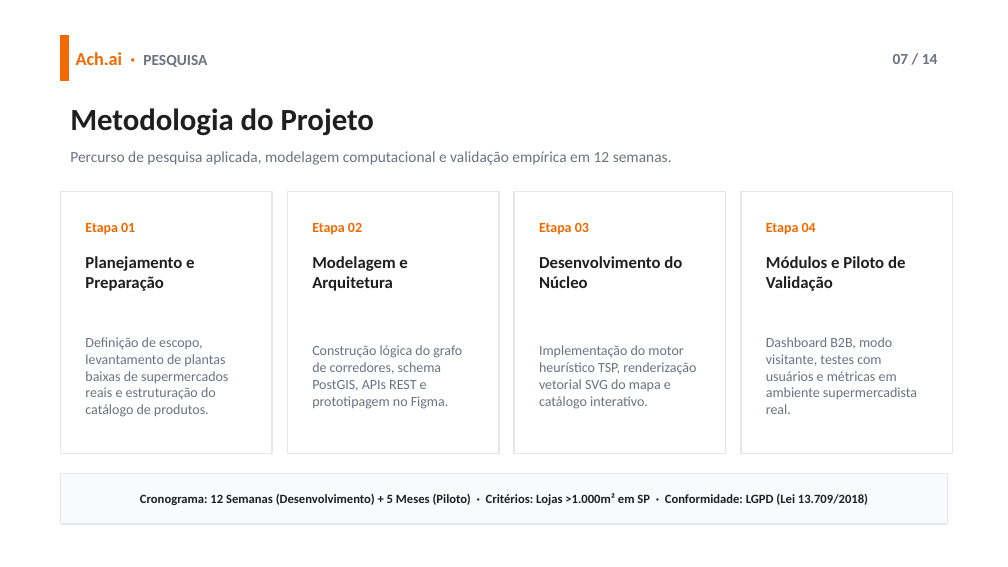
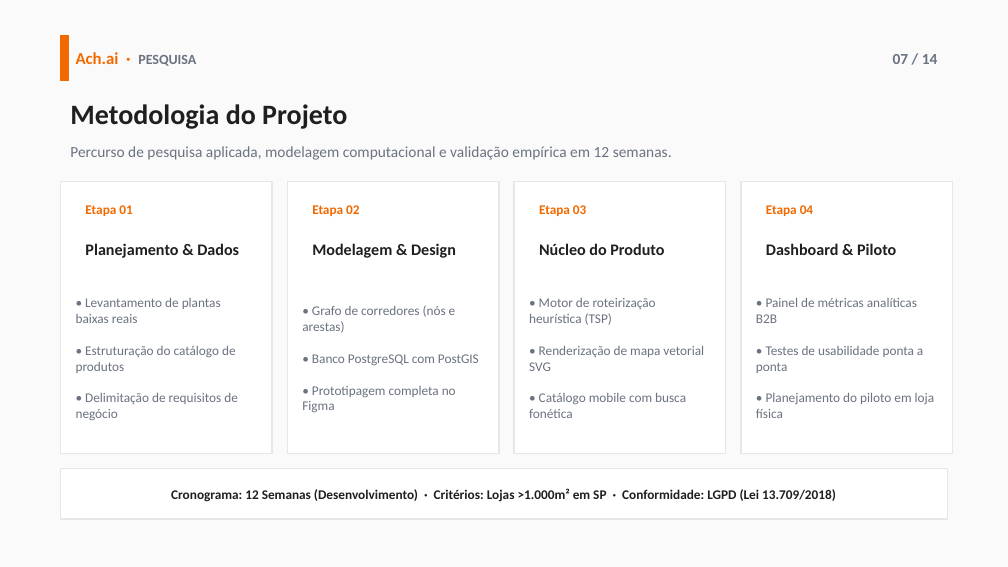
Before and after one commit to 2026-2-NCC7/Projeto2, a slide deck: slide 7 of documentos/apresentações/Ach.ai - Apresentacao TCC (Template 14 Slides).pptx. Drawn at 1008x567 pixels with LibreOffice and Linux fonts; fonts in the diff are those of the drawing. Boxes give left, top, right and bottom in pixels: in the first picture for what was removed or moved away, otherwise in the second. Text is boxed around its words. In the diff, an @@ line names an element or a change of style, - is before the commit and + after.

Commit message:
docs(presentation): atualiza slides com versao concisa e imagens reais do design

```diff
--- a/documentos/apresentações/Ach.ai - Apresentacao TCC (Template 14 Slides).pptx
+++ b/documentos/apresentações/Ach.ai - Apresentacao TCC (Template 14 Slides).pptx
@@ background #FFFFFF to #FAFAFA @@
@@ text "Ach.ai · PESQUISA" at (x1=76, y1=52, x2=196, y2=66): size 13 to 12 pt in "Ach.ai ·"; size 11 to 10 pt in "PESQUISA" @@
@@ text "Metodologia do Projeto" at (x1=70, y1=104, x2=347, y2=129): size 22 to 20 pt @@
@@ text "Percurso de pesquisa aplicada, modelagem ..." moved from (x1=70, y1=151, x2=672, y2=165) to (x1=70, y1=146, x2=672, y2=160) @@
@@ rectangle resized from (x1=60, y1=192, x2=272, y2=454) to (x1=60, y1=181, x2=272, y2=454) @@
@@ text "Etapa 01" moved from (x1=85, y1=223, x2=135, y2=235) to (x1=85, y1=205, x2=132, y2=216) @@
@@ rectangle resized from (x1=287, y1=192, x2=499, y2=454) to (x1=287, y1=181, x2=499, y2=454) @@
@@ text "Etapa 02" moved from (x1=312, y1=223, x2=362, y2=235) to (x1=312, y1=205, x2=359, y2=216) @@
@@ rectangle resized from (x1=514, y1=192, x2=726, y2=454) to (x1=514, y1=181, x2=726, y2=454) @@
@@ text "Etapa 03" moved from (x1=539, y1=223, x2=589, y2=235) to (x1=539, y1=205, x2=586, y2=216) @@
@@ rectangle resized from (x1=741, y1=192, x2=953, y2=454) to (x1=741, y1=181, x2=953, y2=454) @@
@@ size 10 to 9.5 pt in 4 elements at (x1=85, y1=205, x2=132, y2=216), (x1=312, y1=205, x2=359, y2=216), (x1=539, y1=205, x2=586, y2=216), (x1=766, y1=205, x2=813, y2=216) @@
@@ text "Etapa 04" moved from (x1=766, y1=223, x2=816, y2=235) to (x1=766, y1=205, x2=813, y2=216) @@
@@ text at (x1=85, y1=243, x2=239, y2=258): text changed; size 12 to 11.5 pt @@
-Planejamento e Preparação
+Planejamento & Dados
@@ text at (x1=312, y1=243, x2=456, y2=258): text changed; size 12 to 11.5 pt @@
-Modelagem e Arquitetura
+Modelagem & Design
@@ text at (x1=539, y1=243, x2=664, y2=255): text changed; size 12 to 11.5 pt @@
-Desenvolvimento do Núcleo
+Núcleo do Produto
@@ text at (x1=766, y1=243, x2=896, y2=255): text changed; size 12 to 11.5 pt @@
-Módulos e Piloto de Validação
+Dashboard & Piloto
@@ text at (x1=76, y1=298, x2=238, y2=420): text changed; size 10 to 9.5 pt @@
-Definição de escopo, levantamento de plantas baixas de supermercados reais e estruturação do catálogo de produtos.
+• Levantamento de plantas baixas reais
+• Estruturação do catálogo de produtos
+• Delimitação de requisitos de negócio
@@ text at (x1=529, y1=298, x2=704, y2=418): text changed; size 10 to 9.5 pt @@
-Implementação do motor heurístico TSP, renderização vetorial SVG do mapa e catálogo interativo.
+• Motor de roteirização heurística (TSP)
+• Renderização de mapa vetorial SVG
+• Catálogo mobile com busca fonética
@@ text at (x1=756, y1=298, x2=935, y2=418): text changed; size 10 to 9.5 pt @@
-Dashboard B2B, modo visitante, testes com usuários e métricas em ambiente supermercadista real.
+• Painel de métricas analíticas B2B
+• Testes de usabilidade ponta a ponta
+• Planejamento do piloto em loja física
@@ text at (x1=302, y1=305, x2=479, y2=412): text changed; size 10 to 9.5 pt @@
-Construção lógica do grafo de corredores, schema PostGIS, APIs REST e prototipagem no Figma.
+• Grafo de corredores (nós e arestas)
+• Banco PostgreSQL com PostGIS
+• Prototipagem completa no Figma
@@ rectangle moved from (x1=60, y1=474, x2=948, y2=524) to (x1=60, y1=469, x2=948, y2=519) @@
@@ rectangle at (x1=60, y1=469, x2=948, y2=519): fill #F9FAFB to #FFFFFF @@
@@ text at (x1=171, y1=488, x2=836, y2=502): text changed; size 9 to 9.5 pt @@
-Cronograma: 12 Semanas (Desenvolvimento) + 5 Meses (Piloto) · Critérios: Lojas >1.000m² em SP · Conformidade: LGPD (Lei 13.709/2018)
+Cronograma: 12 Semanas (Desenvolvimento) · Critérios: Lojas >1.000m² em SP · Conformidade: LGPD (Lei 13.709/2018)
```
Also in this commit, not shown: 9 other slides changed, 4 slides added, 4 slides removed.
